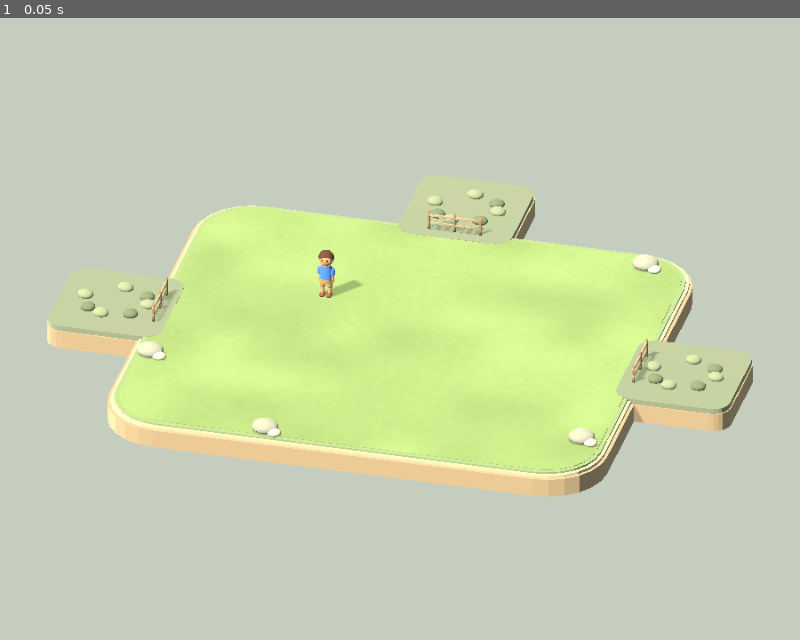
Above: before the commit, frame 1.
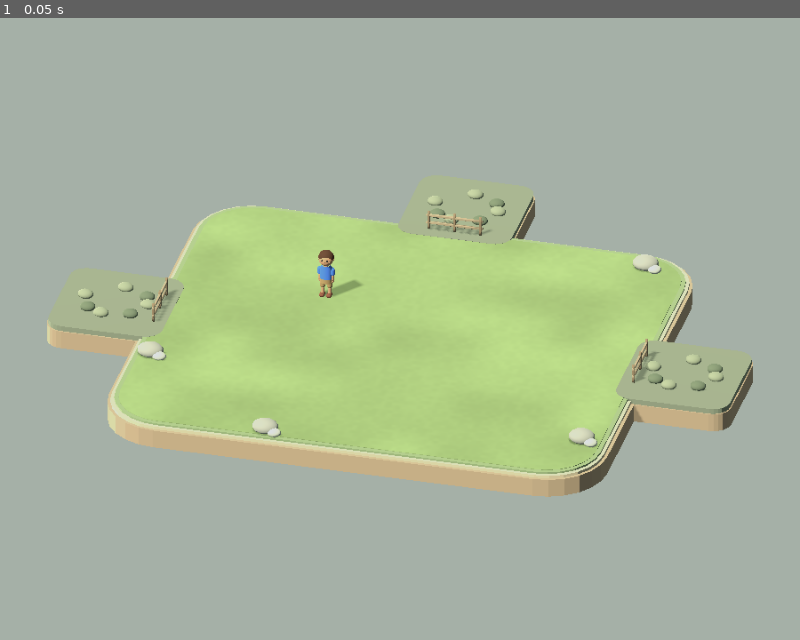
Above: after the commit, the same moment.

Repository: apps-skymesh/tuvlo-world
Game: Godot game, scene res://scenes/homestead.tscn
The game is run twice, just before and just after one commit, with the same random seed, the same clock (stepped at 60 frames per second) and the same inputs.
Inputs:
- Up to frame 1 (0.05 s): no input

The runs differ from the first frame. In frame 1, 100% of the frame differs, in the area x 0-100%, y 0-100%.

Commit message:
Draw original World icons without HUD frames and restrain final scene colors

Diff:
--- a/Godot/scripts/homestead.gd
+++ b/Godot/scripts/homestead.gd
@@ -67,6 +67,19 @@
  fill.light_energy=0.10
  fill.light_specular=0.0
  add_child(fill)
+ # Grade the final 3D image as well as its lights. Native SwiftUI controls
+ # stay outside this pass; no screen-space depth/normal buffers are needed.
+ var grade_layer=CanvasLayer.new()
+ grade_layer.layer=0
+ add_child(grade_layer)
+ var grade=ColorRect.new()
+ grade.name="WorldColorGrade"
+ grade.mouse_filter=Control.MOUSE_FILTER_IGNORE
+ grade_layer.add_child(grade)
+ grade.set_anchors_and_offsets_preset(Control.PRESET_FULL_RECT)
+ var grade_material=ShaderMaterial.new()
+ grade_material.shader=preload("res://scripts/world_grade.gdshader")
+ grade.material=grade_material
  add_child(camera)
  camera.near=0.08
  camera.far=180.0
--- /dev/null
+++ b/Godot/scripts/world_grade.gdshader
@@ -0,0 +1,12 @@
+shader_type canvas_item;
+render_mode unshaded, blend_disabled;
+uniform sampler2D screen_texture : hint_screen_texture, repeat_disable, filter_linear;
+// A restrained SDR finish: hold highlights below white and reduce the
+// yellow-green wash without blurring, UV distortion, bloom or grain.
+void fragment() {
+    vec3 source = clamp(textureLod(screen_texture, SCREEN_UV, 0.0).rgb, vec3(0.0), vec3(1.0));
+    float luminance = dot(source, vec3(0.2126, 0.7152, 0.0722));
+    vec3 palette = mix(vec3(luminance), source, 0.88);
+    vec3 graded = pow(palette, vec3(1.12)) * vec3(0.86, 0.88, 0.90);
+    COLOR = vec4(graded, 1.0);
+}
